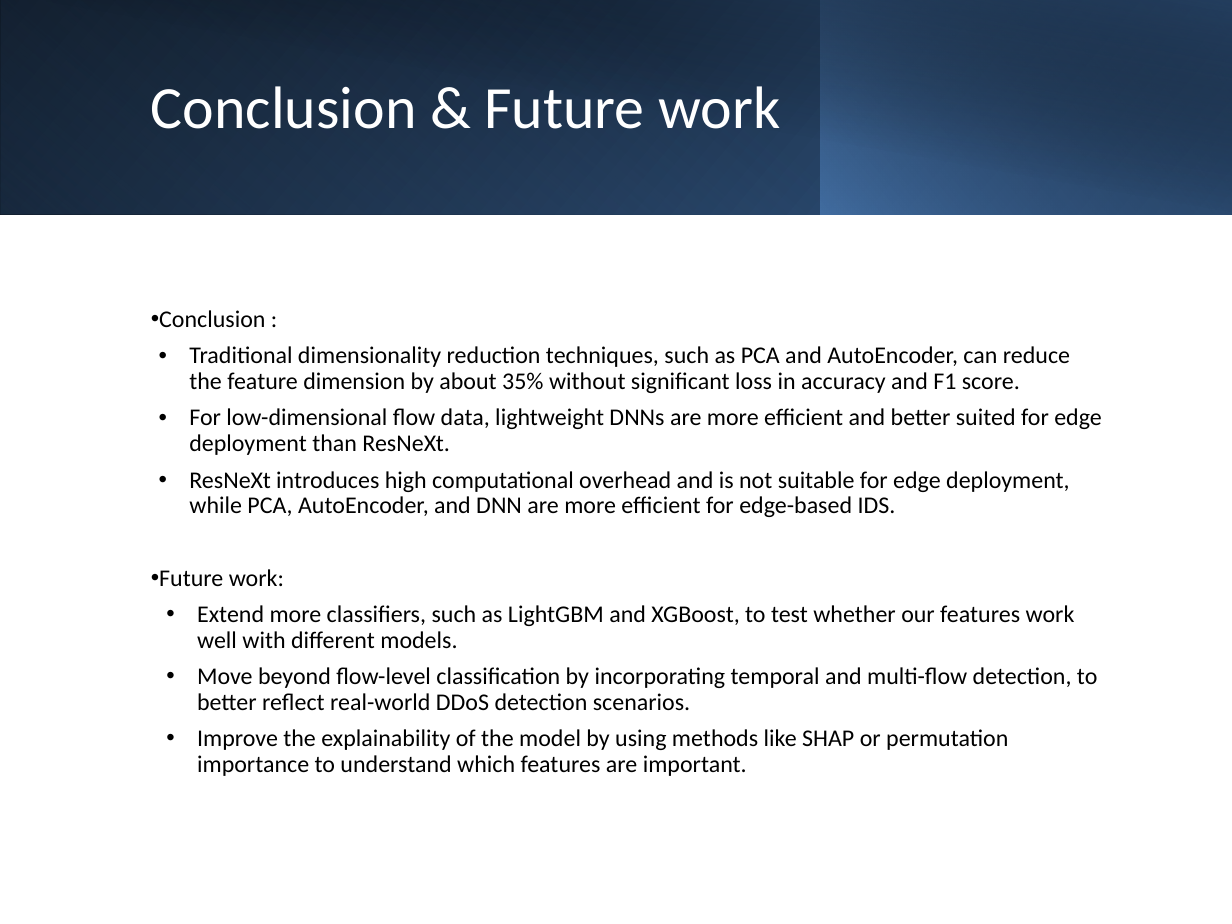
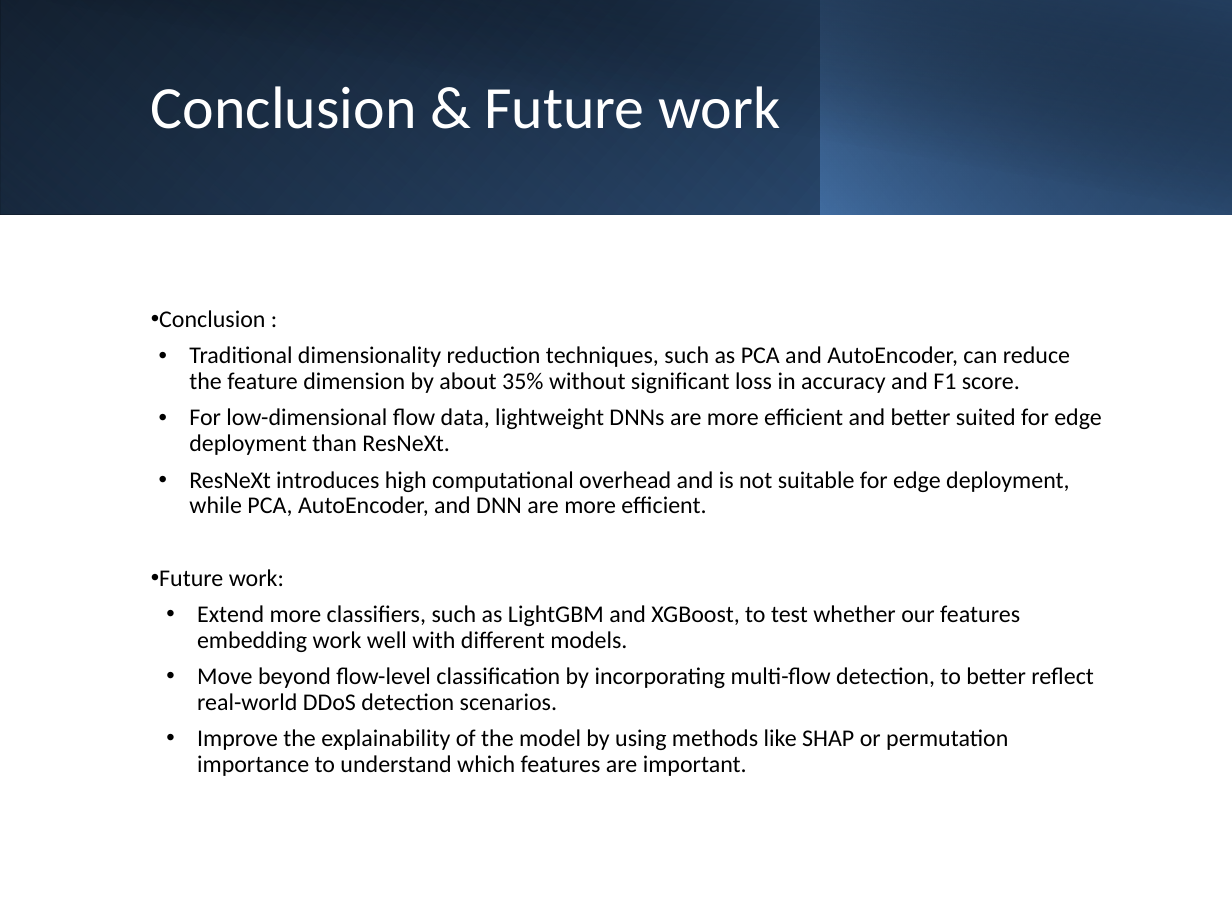
Before and after one commit to YMa10-ACS/Edge-IDS-Framework, a slide deck: slide 13 of Presentation/IoMT_IDS_Presentation.pptx. Drawn at 1232x924 pixels with LibreOffice and Linux fonts; fonts in the diff are those of the drawing. Boxes give left, top, right and bottom in pixels: in the first picture for what was removed or moved away, otherwise in the second. Text is boxed around its words. In the diff, an @@ line names an element or a change of style, - is before the commit and + after.

```diff
--- a/Presentation/IoMT_IDS_Presentation.pptx
+++ b/Presentation/IoMT_IDS_Presentation.pptx
@@ text at <box>189,471,1069,516</box>: text changed @@
-• ResNeXt introduces high computational overhead and is not suitable for edge deployment, while PCA, AutoEncoder, and DNN are more efficient for edge-based IDS.
+• ResNeXt introduces high computational overhead and is not suitable for edge deployment, while PCA, AutoEncoder, and DNN are more efficient.
@@ text at <box>197,605,1094,710</box>: text changed @@
-• Extend more classifiers, such as LightGBM and XGBoost, to test whether our features work well with different models.
-• Move beyond flow-level classification by incorporating temporal and multi-flow detection, to better reflect real-world DDoS detection scenarios.
+• Extend more classifiers, such as LightGBM and XGBoost, to test whether our features embedding work well with different models.
+• Move beyond flow-level classification by incorporating multi-flow detection, to better reflect real-world DDoS detection scenarios.
```
Also in this commit, not shown: 3 other slides changed, 11 other files.
